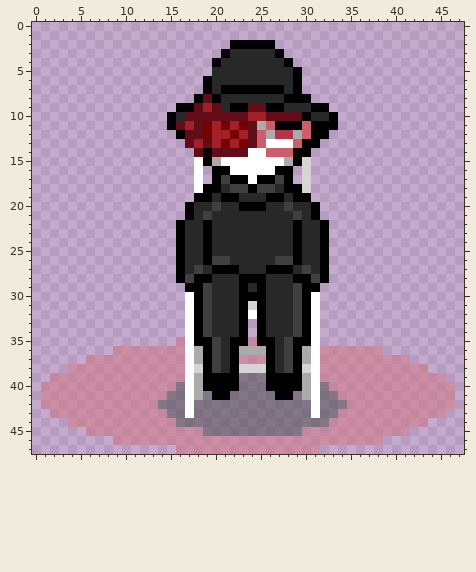
A pixel-art sprite gets an edit: Heart-Beat-STG/Assets/Sprites/Charater_Red_Sit.png. The picture above is the old version.
The file is 48x48 pixels. Colours within 5 levels of each other are drawn and written as one.
The result:
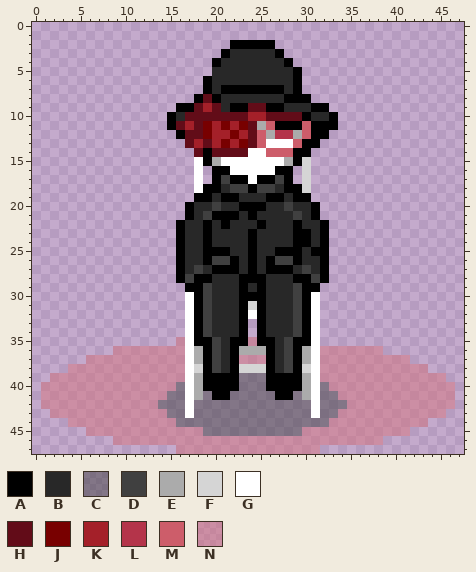
Palette (. is transparent): A #000000  B #282828  C #4040407d  D #404040  E #ababab  F #d5d5d5  G #ffffff  H #620c18  J #780000  K #a42029  L #b4344a  M #cd5d6a  N #d5717b7d
Diff:
Colour A replaces colour B in row 21 at x 20 to 22 and 24; in row 22 at x 21 and 25; in rows 23 to 24 at x 24 and 30; in row 25 at x 20 to 21, 24, 27 to 28 and 31; in row 26 at x 22, 24 and 26; in row 27 at x 24.
Pixel boxes of the changes (left, top, right, bottom) in both pictures:
changed: (212, 211, 320, 274)
